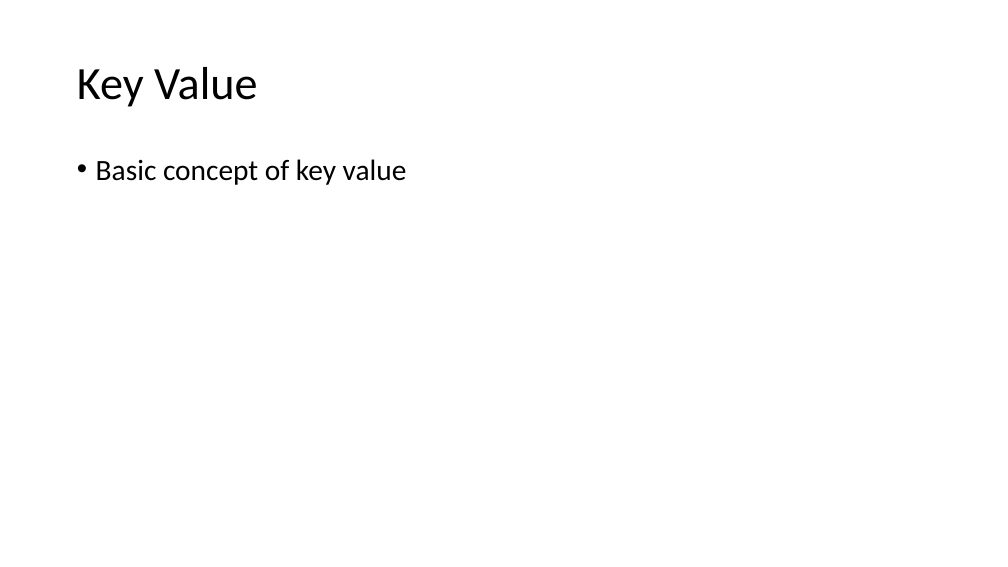
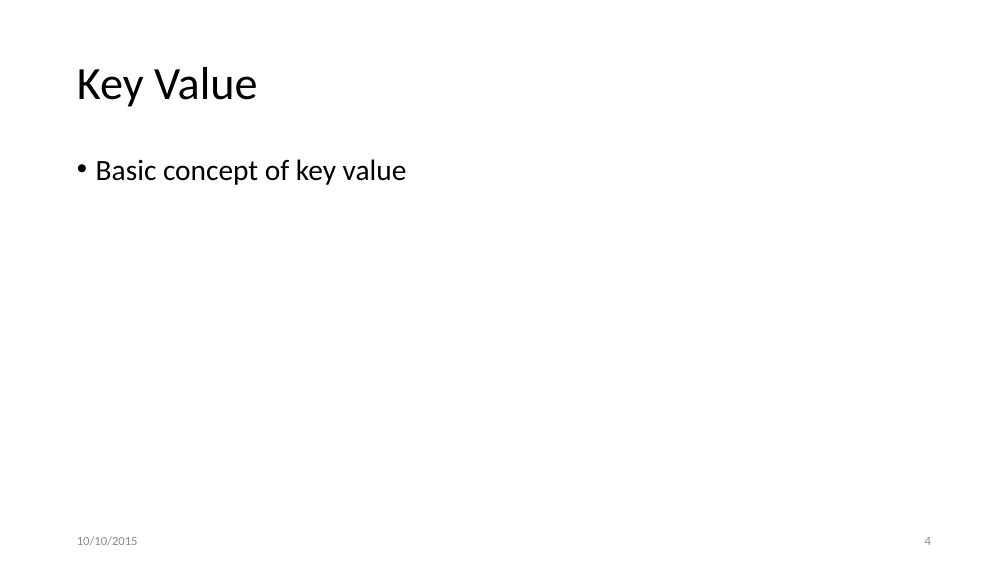
Before and after one commit to ckuka/SHDS, a slide deck: slide 4 of slides/ShanghaiDataScience_201509.pptx. Drawn at 1008x567 pixels with LibreOffice and Linux fonts; fonts in the diff are those of the drawing. Boxes give left, top, right and bottom in pixels: in the first picture for what was removed or moved away, otherwise in the second. Text is boxed around its words. In the diff, an @@ line names an element or a change of style, - is before the commit and + after.

```diff
--- a/slides/ShanghaiDataScience_201509.pptx
+++ b/slides/ShanghaiDataScience_201509.pptx
@@ text added at box(77, 536, 138, 546), 12 pt, text #8C8C8C @@
+10/10/2015
@@ page number added at box(925, 537, 931, 545), 12 pt, text #8C8C8C @@
+4
```
Also in this commit, not shown: 9 other slides changed, 7 slides added, 2 slides removed.
